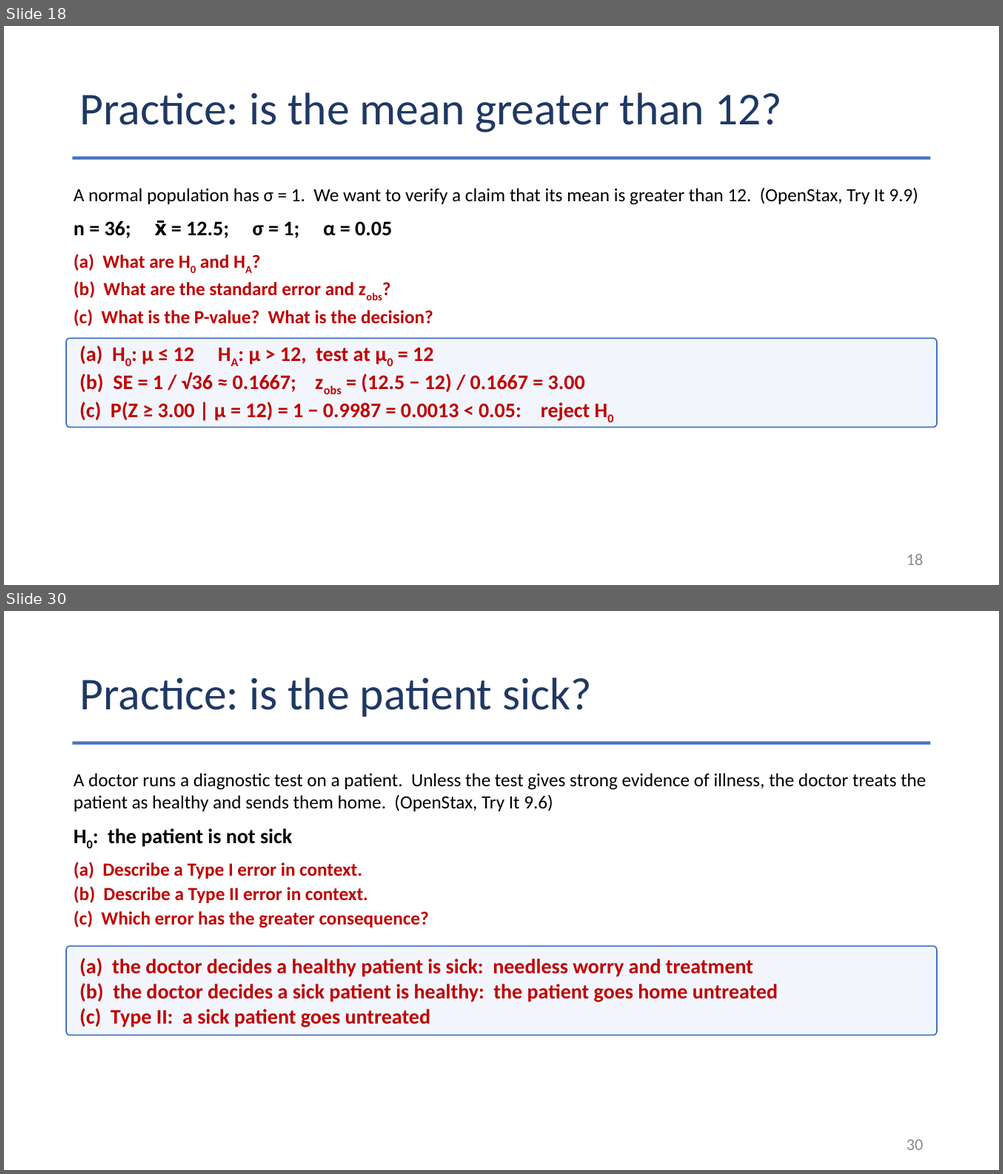
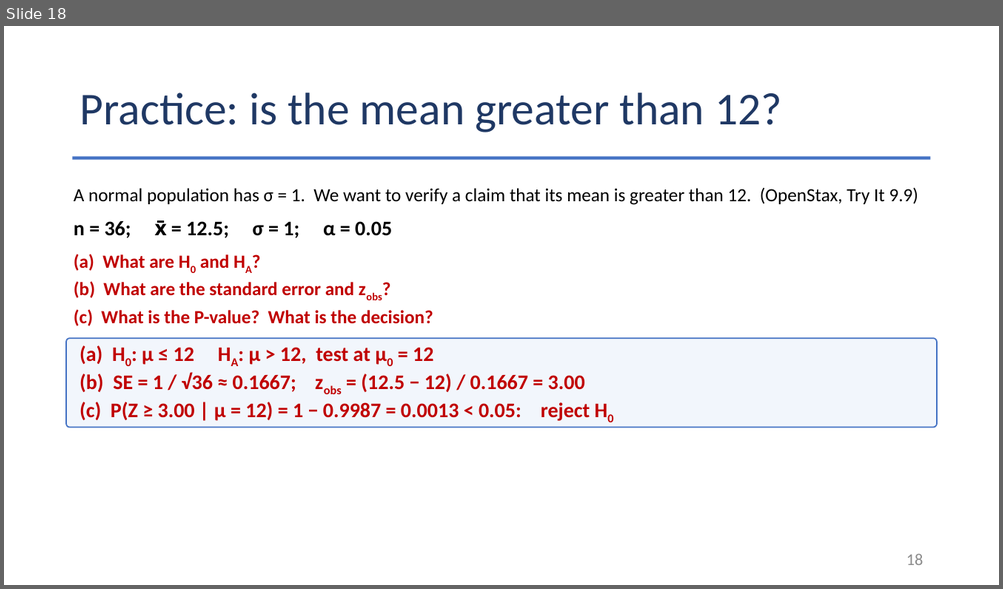
Before and after one commit to Jarred6068/Kvamme_UI_STAT251, a slide deck: docs/lecture_slides/Week 11/2026/Week11_Lecture25_Slides_11_02_2026.pptx. Shown one above the other, each under a label of ours: slides 18 and 30 before the commit, slide 18 after it; the slides between them are not shown. The pictures are 1003x1174 and 1003x589 pixels, drawn with LibreOffice and Linux fonts; fonts in the diff are those of the drawing. Boxes give left, top, right and bottom in pixels: in the first picture for what was removed or moved away, otherwise in the second. Text is boxed around its words. In the diff, an @@ line names an element or a change of style, - is before the commit and + after.

```diff
--- a/docs/lecture_slides/Week 11/2026/Week11_Lecture25_Slides_11_02_2026.pptx
+++ b/docs/lecture_slides/Week 11/2026/Week11_Lecture25_Slides_11_02_2026.pptx
@@ slide 30 removed at (4, 611, 999, 1170), background #FFFFFF @@
@@ title removed at (79, 678, 592, 717) @@
-Practice: is the patient sick?
@@ rectangle removed at (73, 741, 930, 744) @@
@@ text removed at (74, 773, 925, 812) @@
-A doctor runs a diagnostic test on a patient. Unless the test gives strong evidence of illness, the doctor treats the patient as healthy and sends them home. (OpenStax, Try It 9.6)
@@ text removed at (108, 829, 292, 847) @@
-H0: the patient is not sick
@@ text removed at (74, 862, 429, 928) @@
-(a) Describe a Type I error in context.
-(b) Describe a Type II error in context.
-(c) Which error has the greater consequence?
@@ rounded rectangle removed at (66, 947, 936, 1036) @@
-(a) the doctor decides a healthy patient is sick: needless worry and treatment
-(b) the doctor decides a sick patient is healthy: the patient goes home untreated
-(c) Type II: a sick patient goes untreated
@@ page number removed at (906, 1139, 923, 1150) @@
-30
```
Also in this commit, not shown: 1 slide changed, 11 other slides removed, 47 other files.
